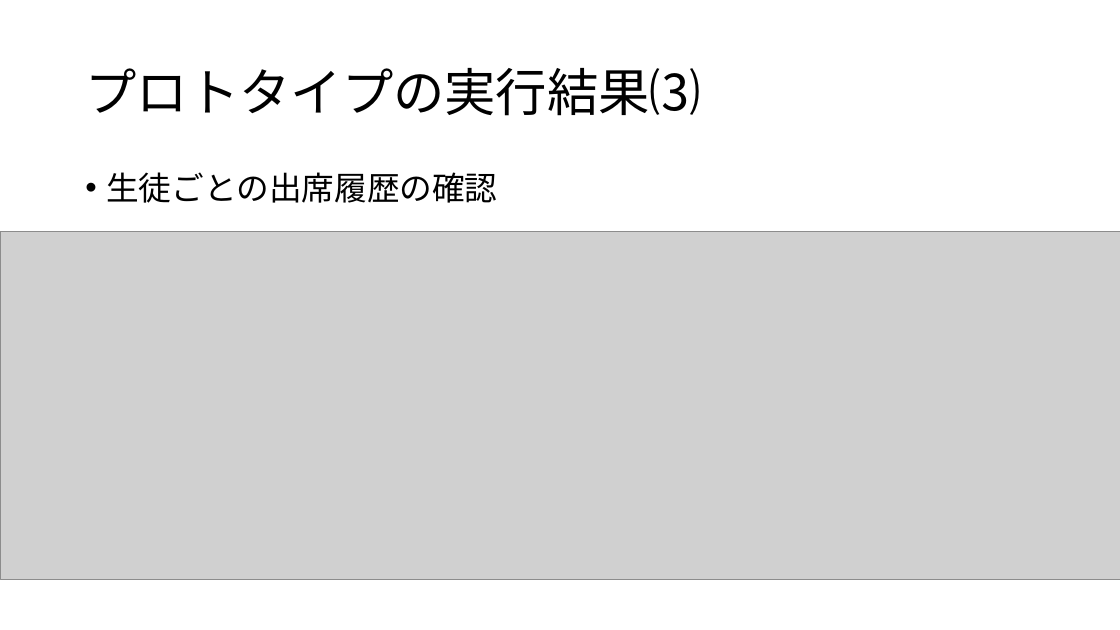
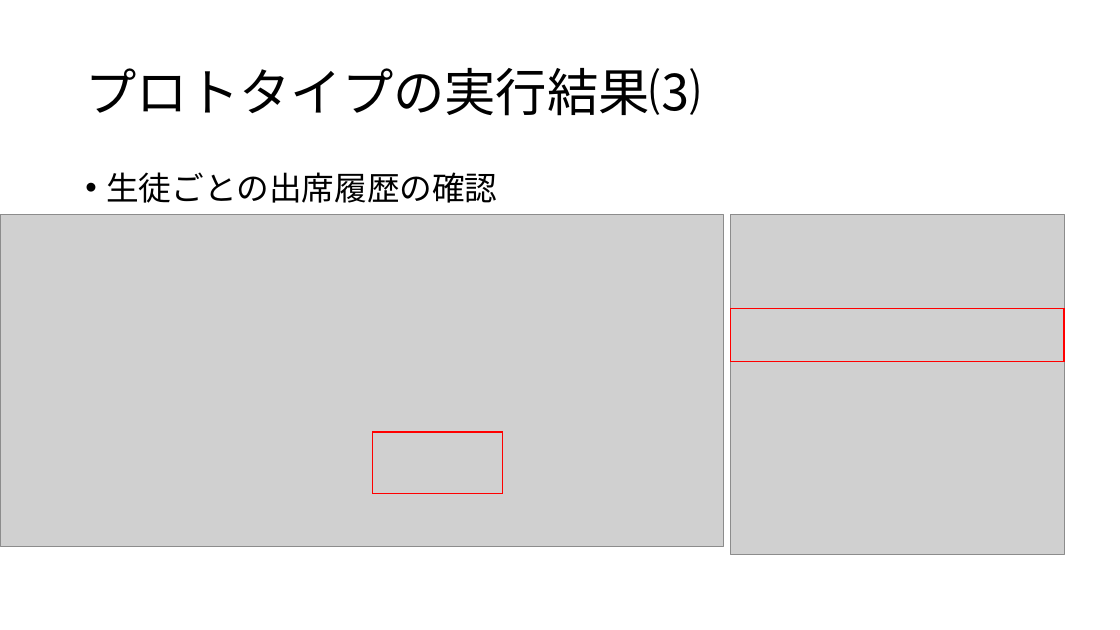
Before and after one commit to HYuta730/study, a slide deck: slide 13 of 発表資料_218K6078_檜山祐太.pptx. Drawn at 1120x630 pixels with LibreOffice and Linux fonts; fonts in the diff are those of the drawing; grey boxes stand for pictures. Boxes give left, top, right and bottom in pixels: in the first picture for what was removed or moved away, otherwise in the second. Text is boxed around its words. In the diff, an @@ line names an element or a change of style, - is before the commit and + after.

```diff
--- a/発表資料_218K6078_檜山祐太.pptx
+++ b/発表資料_218K6078_檜山祐太.pptx
@@ picture resized from (x1=0, y1=231, x2=1120, y2=580) to (x1=0, y1=214, x2=723, y2=546) @@
@@ picture added at (x1=731, y1=214, x2=1065, y2=554) @@
@@ rectangle added at (x1=731, y1=308, x2=1065, y2=362), outline #FF0000 1 pt @@
@@ rectangle added at (x1=372, y1=432, x2=502, y2=493), outline #FF0000 1 pt @@
```
Also in this commit, not shown: 8 other slides changed.
